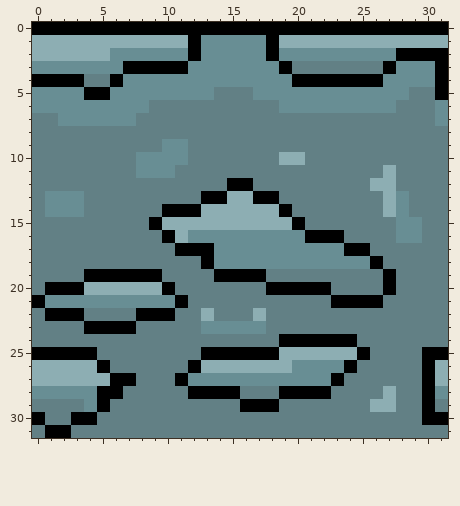
Pixel-art sprite: sprites/Tileset/Tileset2.1.png. The picture above is the old version.
The file is 32x32 pixels.
Now the later version:
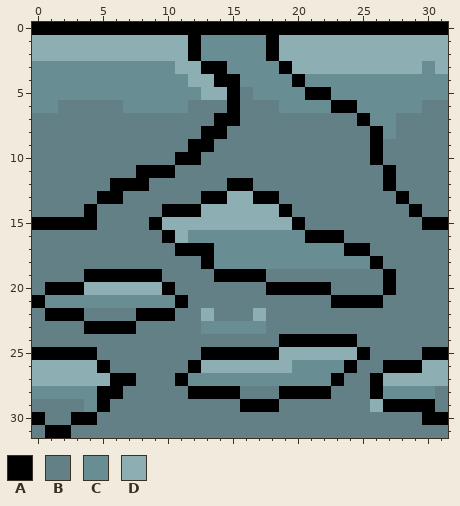
Palette (. is transparent): A #000000  B #628085  C #688e94  D #8daeb3
Diff:
y 2: x 6..11 CCCCCC -> DDDDDD; x 19..31 CCCCCCCCCAAAA -> DDDDDDDDDDDDD
y 3: x 7..14 AAAAACCC -> CCCCDDAA; x 20..29 BBBBBBBACC -> DDDDDDDDDD; x 31 A -> D
y 4: x 0..6 AAAABBA -> CCCCCCC; x 12..15 CCCC -> DDAA; x 21..26 AAAAAA -> CCCCCC; x 31 A -> C
y 5: x 4..5 AA -> CC; x 13..15 CBB -> DDA; x 21..22 CC -> AA; x 29..31 BBA -> CCC
y 6: x 2..6 CCCCC -> BBBBB; x 9..11 BBB -> CCC; x 15 B -> A; x 23..24 CC -> AA; x 28..29 BB -> CC; x 31 C -> B
y 7: x 2..7 CCCCCC -> BBBBBB; x 14..15 BB -> AA; x 25..27 BBB -> ACC; x 31 C -> B
y 8: x 13..14 BB -> AA; x 26..27 BB -> AC
y 9: x 10..13 CCBB -> BBAA; x 26 B -> A
y 10: x 8..12 CCCCB -> BBBAA; x 19..20 DD -> BB; x 26 B -> A
y 11: x 8..10 CCC -> AAA; x 27 D -> A
y 12: x 6..8 BBB -> AAA; x 26..27 DD -> BA
y 13: x 1..3 CCC -> BBB; x 5..6 BB -> AA; x 27..28 DC -> BA
y 14: x 1..4 CCCB -> BBBA; x 27..29 DCB -> BBA
y 15: x 0..4 BBBBB -> AAAAA; x 28..31 CCBB -> BBAA
y 16: x 28..29 CC -> BB
y 26: x 27..30 BBBA -> AAAD
y 27: x 26..30 BBBBA -> ADDDD
y 28: x 26..31 BDBBAC -> ACCCCB
y 29: x 27..29 DBB -> AAA
